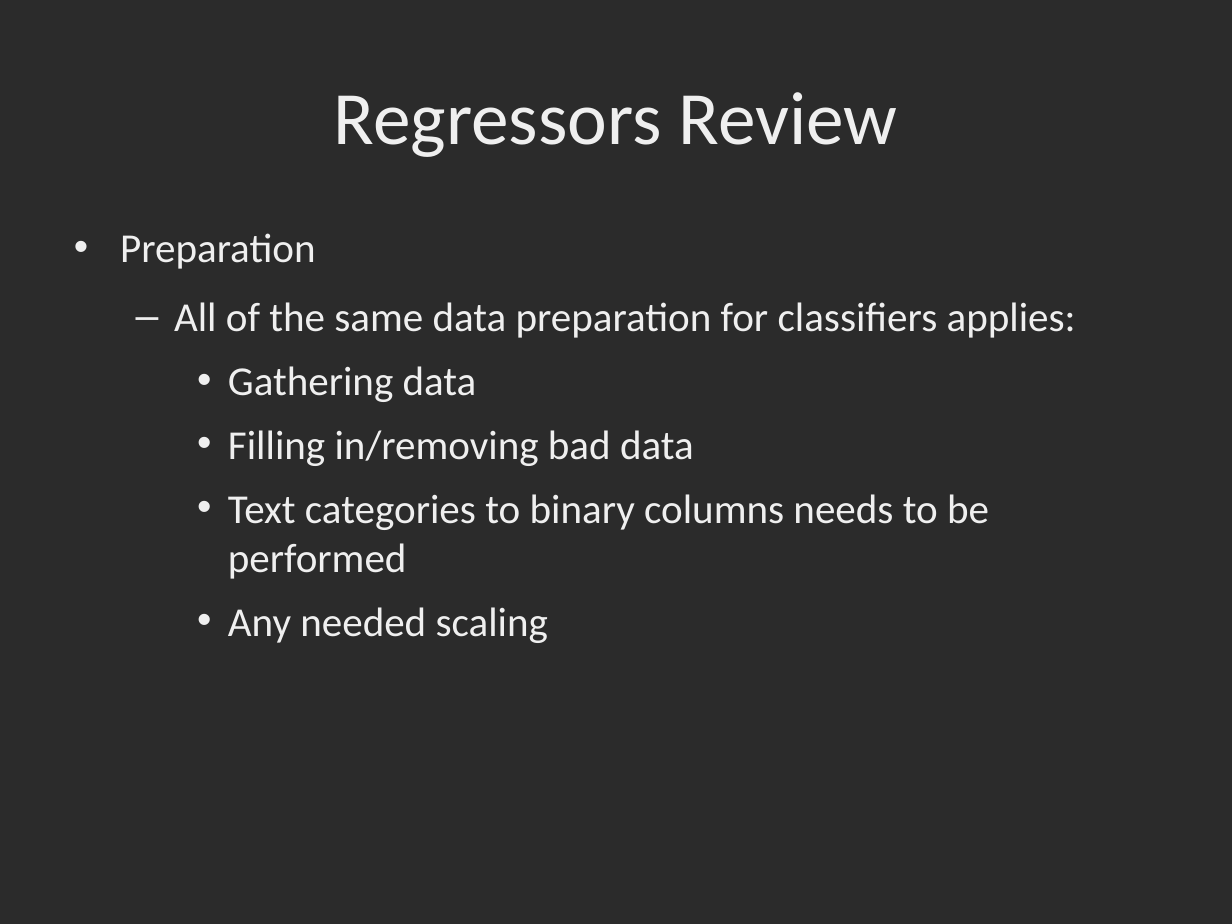
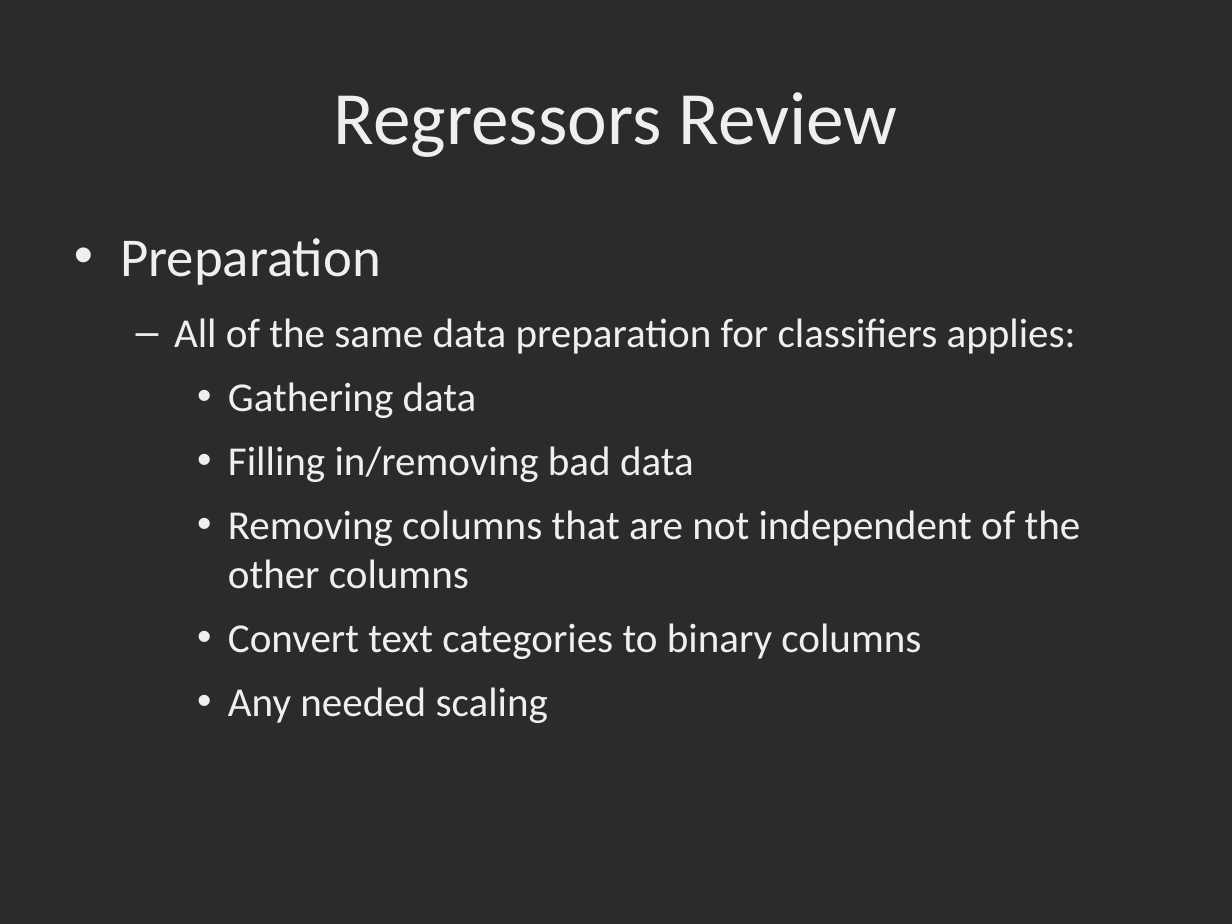
Before and after one commit to dbowmans46/PracticalProgramming, a slide deck: slide 6 of Session 7 - Python/Instructional Material/Machine Learning Slides/Session 7 - Python ML 11: Review and Project for Regressors.odp (slide 5 before the commit). Drawn at 1232x924 pixels with LibreOffice and Linux fonts; fonts in the diff are those of the drawing; background and template pictures are left out; a plain dark background stands for a picture behind light text. Boxes give left, top, right and bottom in pixels: in the first picture for what was removed or moved away, otherwise in the second. Text is boxed around its words. In the diff, an @@ line names an element or a change of style, - is before the commit and + after.

Commit message:
Finished slides and code for regressor review with toy data.

```diff
--- a/Session 7 - Python/Instructional Material/Machine Learning Slides/Session 7 - Python ML 11: Review and Project for Regressors.odp
+++ b/Session 7 - Python/Instructional Material/Machine Learning Slides/Session 7 - Python ML 11: Review and Project for Regressors.odp
@@ text at (x1=120, y1=238, x2=381, y2=285): size 24 to 32 pt in "Preparation"; less space between paragraphs @@
@@ text at (x1=228, y1=510, x2=1081, y2=659): text changed @@
-    • Text categories to binary columns needs to be performed
+    • Removing columns that are not independent of the other columns
+    • Convert text categories to binary columns
```
Also in this commit, not shown: 7 other slides changed, 9 slides added, 1 slide removed, 1 other file.
